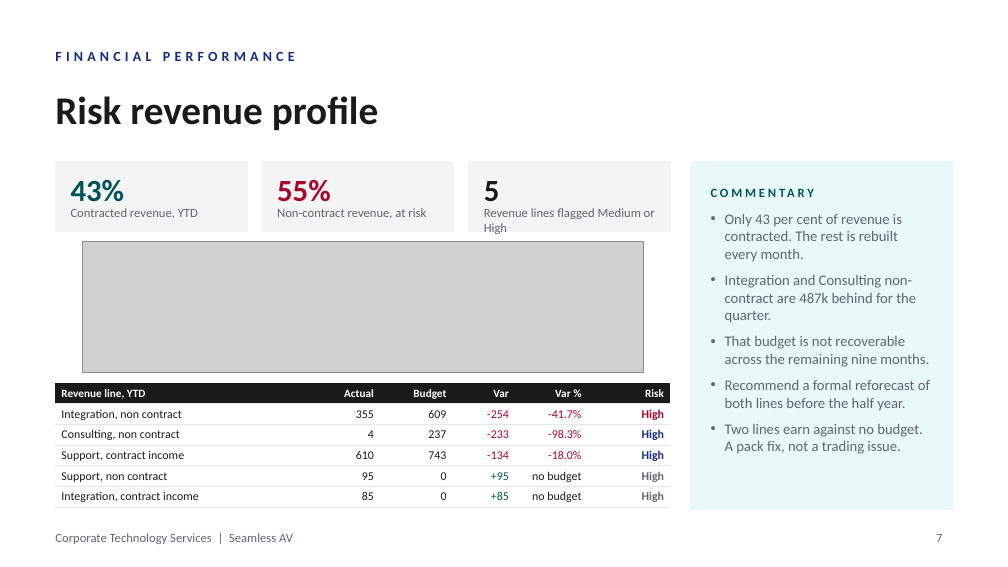
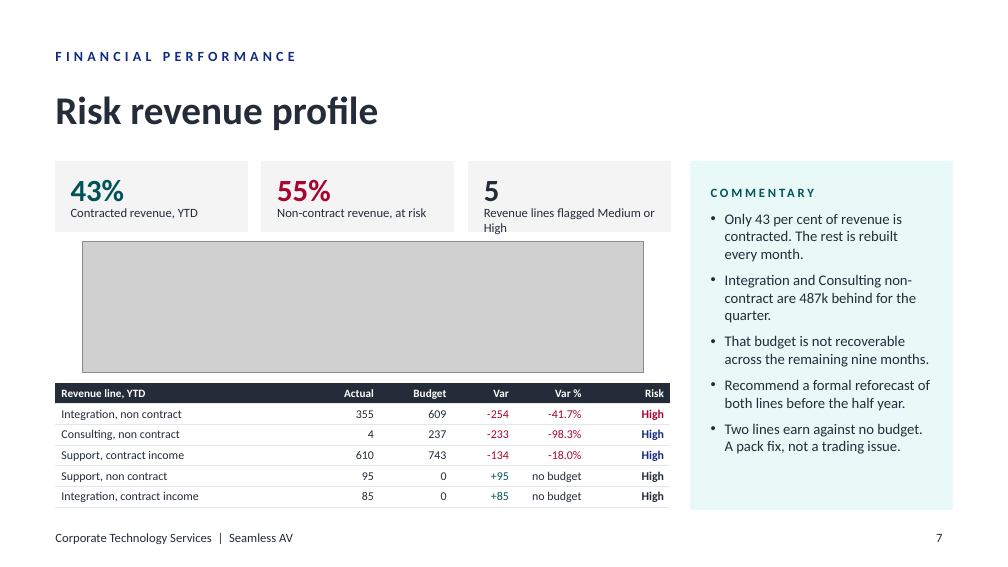
Before and after one commit to WesleyNelson-O33/Claude, a slide deck: slide 7 of deck/CTS Monthly Business Review - September 2026.pptx. Drawn at 1008x567 pixels with LibreOffice and Linux fonts; fonts in the diff are those of the drawing; grey boxes stand for pictures; background and template pictures are left out. Boxes give left, top, right and bottom in pixels: in the first picture for what was removed or moved away, otherwise in the second. Text is boxed around its words. In the diff, an @@ line names an element or a change of style, - is before the commit and + after.

```diff
--- a/deck/CTS Monthly Business Review - September 2026.pptx
+++ b/deck/CTS Monthly Business Review - September 2026.pptx
@@ title "Risk revenue profile" at bbox=[55, 96, 378, 130]: text colour #1A1A1A to #242C39 @@
@@ text "5" at bbox=[484, 181, 500, 210]: text colour #1A1A1A to #242C39 @@
@@ table at bbox=[55, 383, 670, 507] @@
@@ fill #1A1A1A to #242C39 in row 1 @@
@@ text colour #1A1A1A to #242C39 in "Integration, non contract", "355", "609", "Consulting, non contract" and 13 more places @@
@@ text colour #5F6670 to #242C39 in "High", "High" @@
@@ text colour #5F6670 to #242C39 in 6 elements at bbox=[71, 208, 198, 218], bbox=[277, 208, 426, 219], bbox=[484, 208, 655, 234], bbox=[725, 213, 930, 454], bbox=[936, 534, 942, 542], bbox=[55, 533, 293, 544] @@
```
Also in this commit, not shown: 17 other slides changed, 1 other file.
